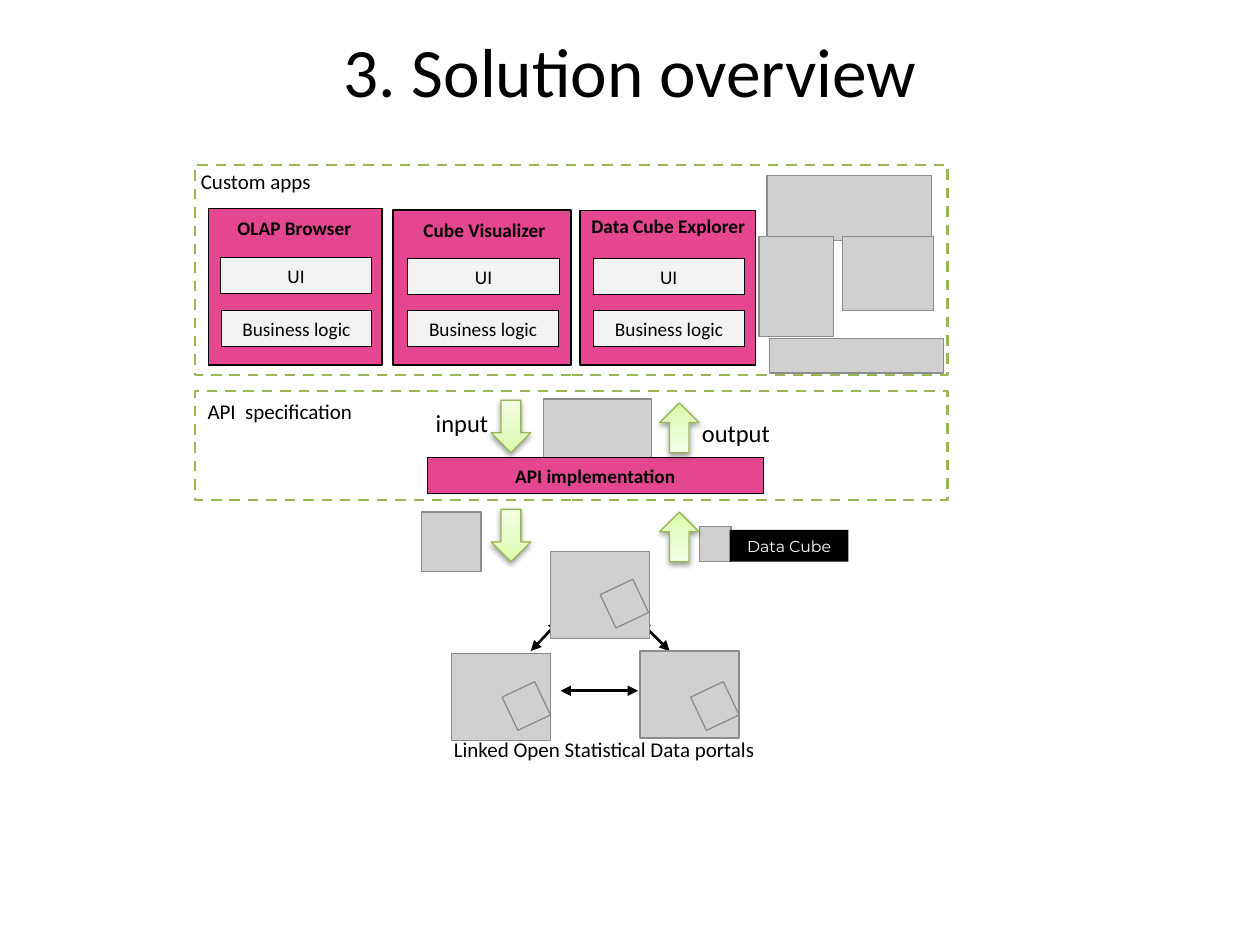
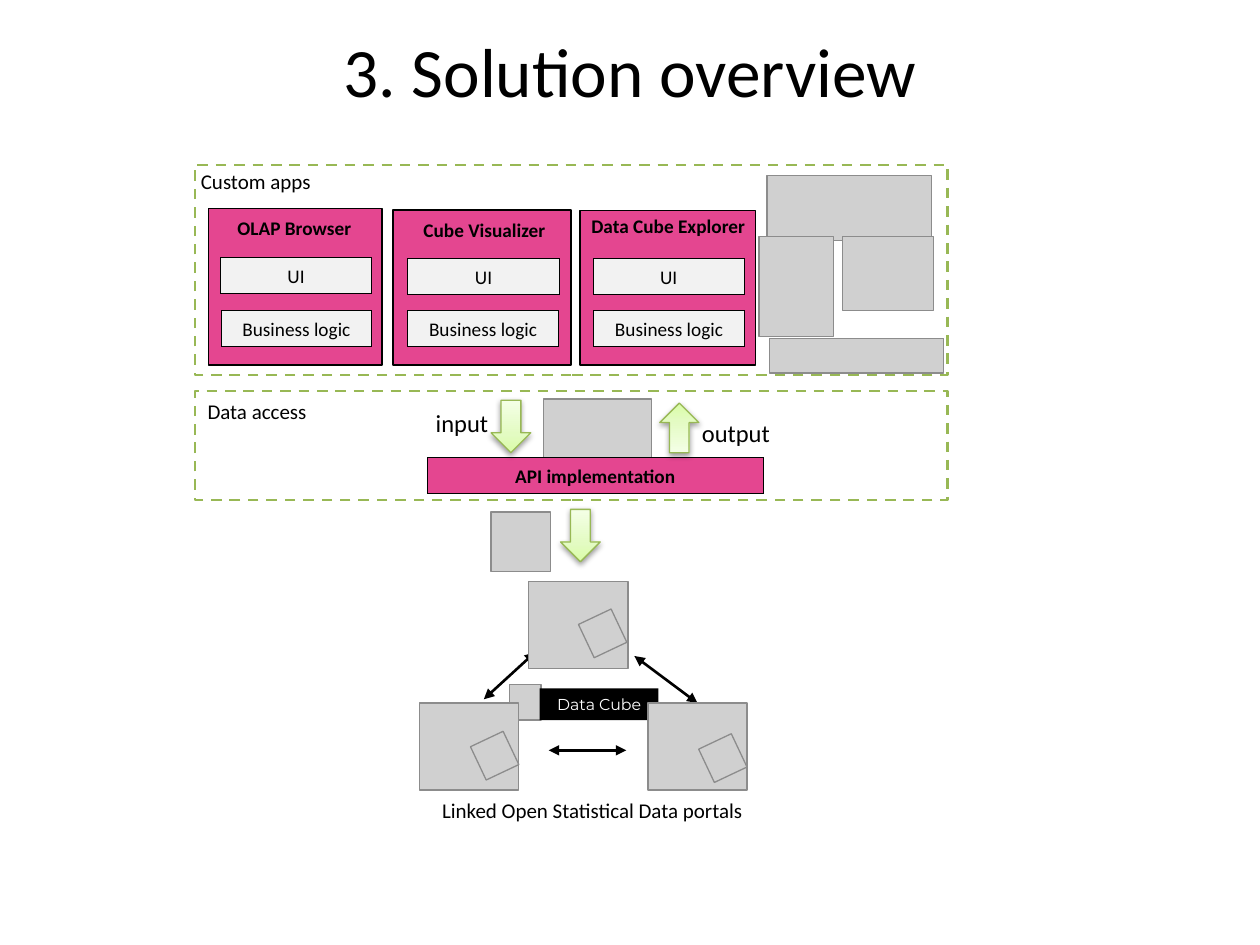
Before and after one commit to islab-uom/qbAPI-paper, a slide deck: slide 4 of images/paper_structure_v2(1).pptx. Drawn at 1260x945 pixels with LibreOffice and Linux fonts; fonts in the diff are those of the drawing; grey boxes stand for pictures. Boxes give left, top, right and bottom in pixels: in the first picture for what was removed or moved away, otherwise in the second. Text is boxed around its words. In the diff, an @@ line names an element or a change of style, - is before the commit and + after.

Commit message:
Add files via upload
powepoint

```diff
--- a/images/paper_structure_v2(1).pptx
+++ b/images/paper_structure_v2(1).pptx
@@ text removed at [208, 404, 352, 423] @@
-API specification
@@ text added at [208, 405, 307, 419], 12 pt, text #000000 @@
+Data access
@@ down arrow: place and size @@
-down arrow at [491, 509, 530, 562]
+down arrow at [561, 509, 600, 562]
@@ picture: place and size @@
-picture at [422, 512, 481, 571]
+picture at [491, 512, 551, 571]
@@ down arrow removed at [660, 512, 699, 561] @@
@@ picture: place and size @@
-picture at [551, 552, 650, 639]
+picture at [529, 582, 629, 669]
@@ picture: place and size @@
-picture at [600, 579, 649, 627]
+picture at [579, 609, 627, 657]
@@ double arrow moved from (530, 651) - (558, 621) to (484, 699) - (536, 653) @@
@@ double arrow moved from (640, 621) - (669, 651) to (634, 656) - (698, 703) @@
@@ picture: place and size @@
-picture at [699, 527, 731, 562]
+picture at [509, 684, 541, 719]
@@ rectangle "Data Cube": place and size @@
-rectangle "Data Cube" at [730, 530, 848, 562]
+rectangle "Data Cube" at [539, 688, 658, 719]
@@ picture: place and size @@
-picture at [451, 654, 551, 741]
+picture at [420, 703, 519, 790]
@@ picture: place and size @@
-picture at [640, 651, 740, 738]
+picture at [648, 703, 747, 790]
@@ picture: place and size @@
-picture at [502, 682, 550, 731]
+picture at [470, 731, 519, 780]
@@ picture: place and size @@
-picture at [691, 682, 739, 731]
+picture at [698, 734, 747, 782]
@@ double arrow moved from (561, 690) - (638, 690) to (548, 750) - (626, 750) @@
@@ text "Linked Open Statistical Data portals": place and size @@
-text "Linked Open Statistical Data portals" at [454, 740, 754, 761]
+text "Linked Open Statistical Data portals" at [442, 803, 742, 822]
```
